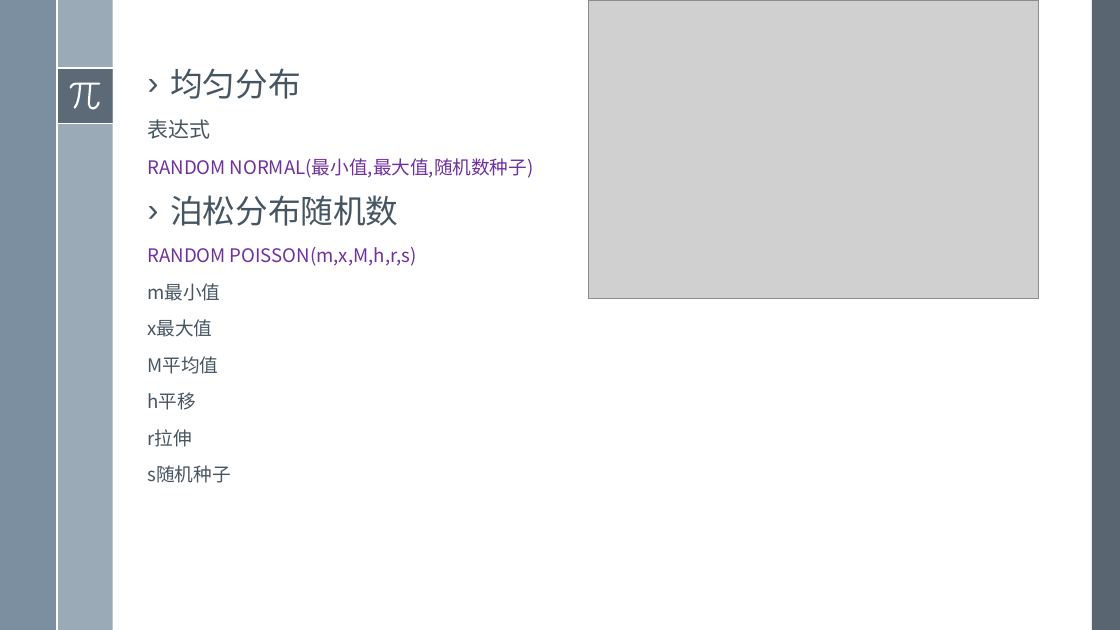
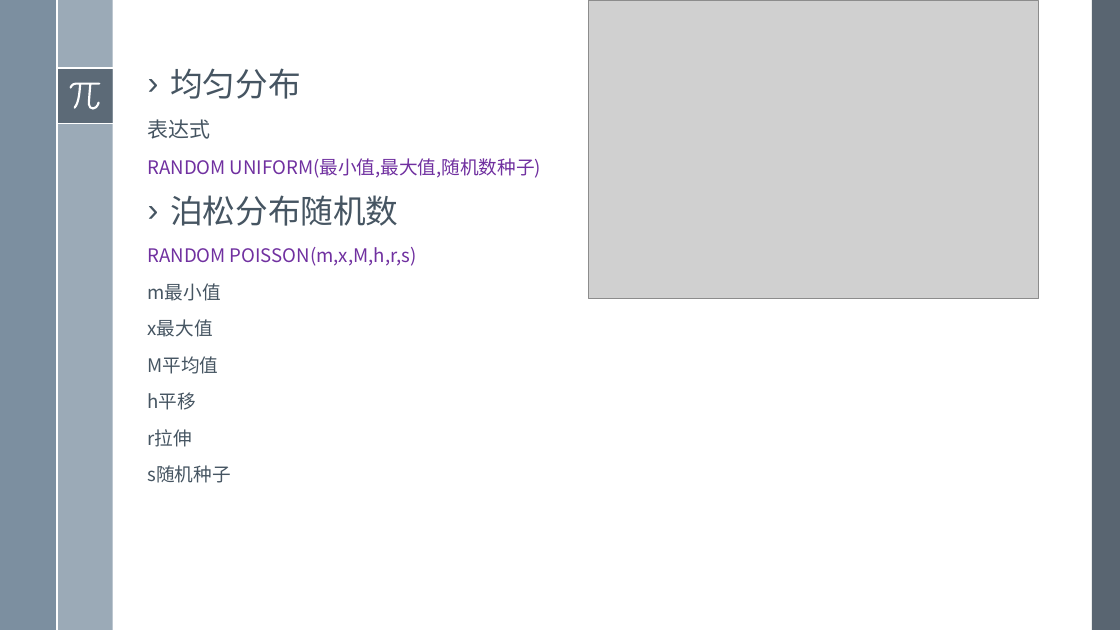
Before and after one commit to exoplanetX/SystemDynamics, a slide deck: slide 19 of 2019系统仿真-4-动态函数.pptx. Drawn at 1120x630 pixels with LibreOffice and Linux fonts; fonts in the diff are those of the drawing; grey boxes stand for pictures. Boxes give left, top, right and bottom in pixels: in the first picture for what was removed or moved away, otherwise in the second. Text is boxed around its words. In the diff, an @@ line names an element or a change of style, - is before the commit and + after.

```diff
--- a/2019系统仿真-4-动态函数.pptx
+++ b/2019系统仿真-4-动态函数.pptx
@@ text at [148,158,541,178]: text changed @@
-RANDOM NORMAL(最小值,最大值,随机数种子)
+RANDOM UNIFORM(最小值,最大值,随机数种子)
```
Also in this commit, not shown: 9 other slides changed, 2 slides removed.
